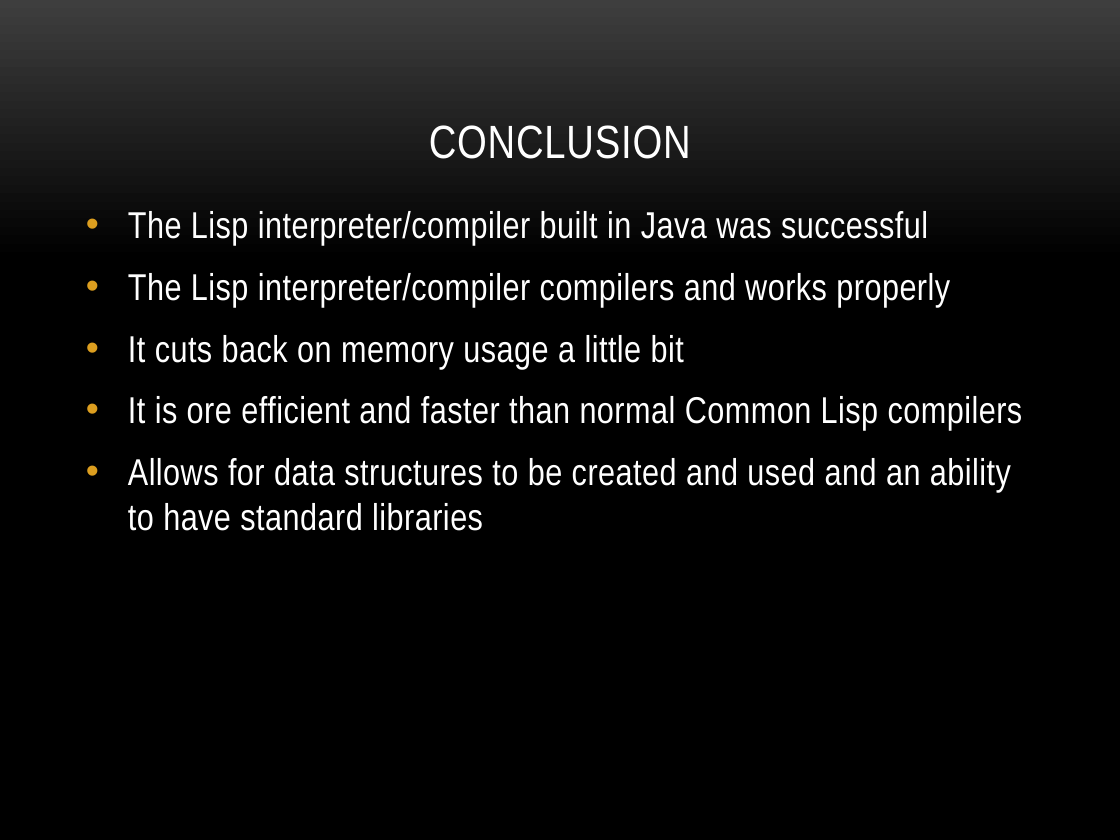
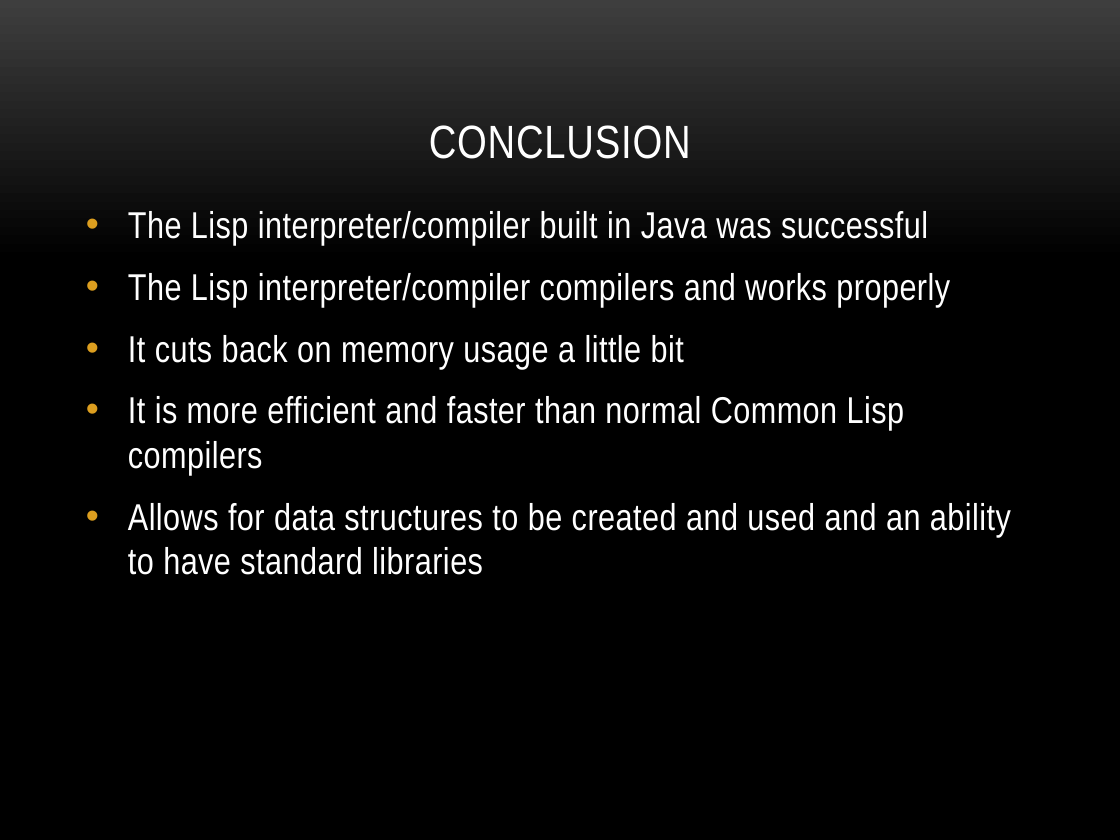
Before and after one commit to JoseCBrian/Lisp-Compiler, a slide deck: slide 26 of Lispinterpreter.pptx. Drawn at 1120x840 pixels with LibreOffice and Linux fonts; fonts in the diff are those of the drawing; background and template pictures are left out. Boxes give left, top, right and bottom in pixels: in the first picture for what was removed or moved away, otherwise in the second. Text is boxed around its words. In the diff, an @@ line names an element or a change of style, - is before the commit and + after.

```diff
--- a/Lispinterpreter.pptx
+++ b/Lispinterpreter.pptx
@@ text at [128, 396, 905, 475]: text changed @@
-• It is ore efficient and faster than normal Common Lisp compilers
+• It is more efficient and faster than normal Common Lisp compilers
```
Also in this commit, not shown: 2 other slides changed.
